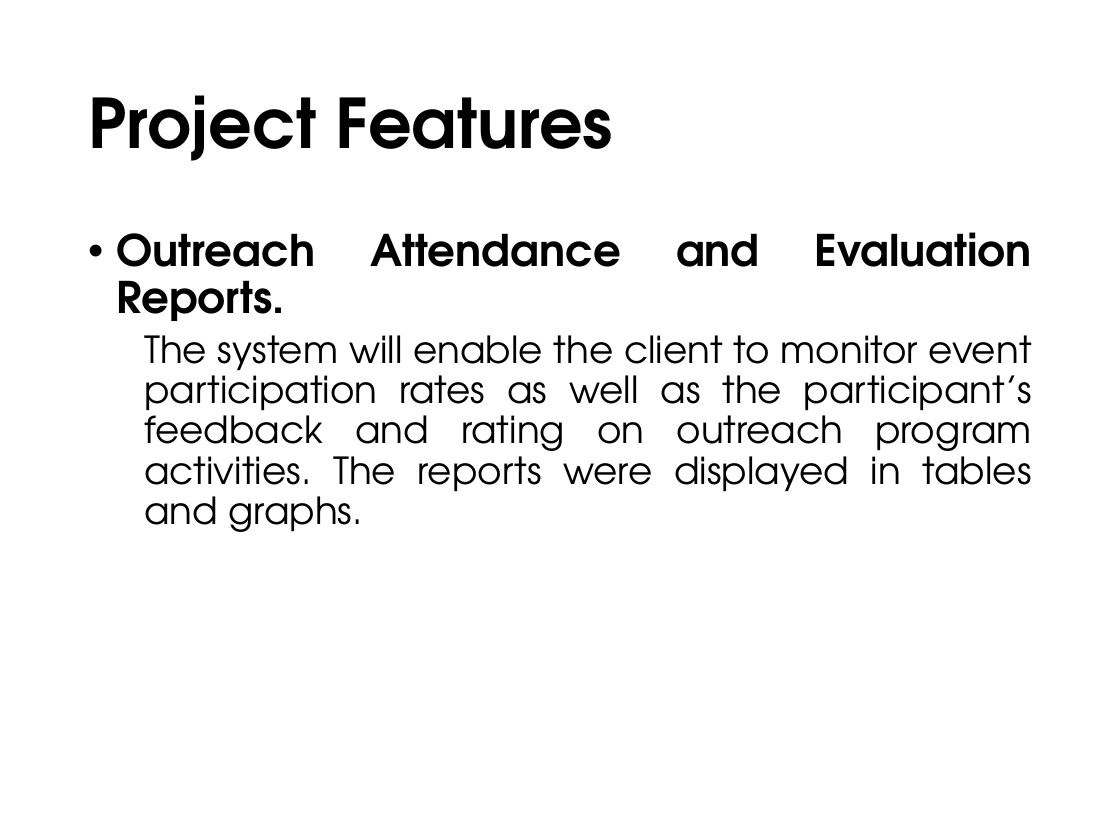
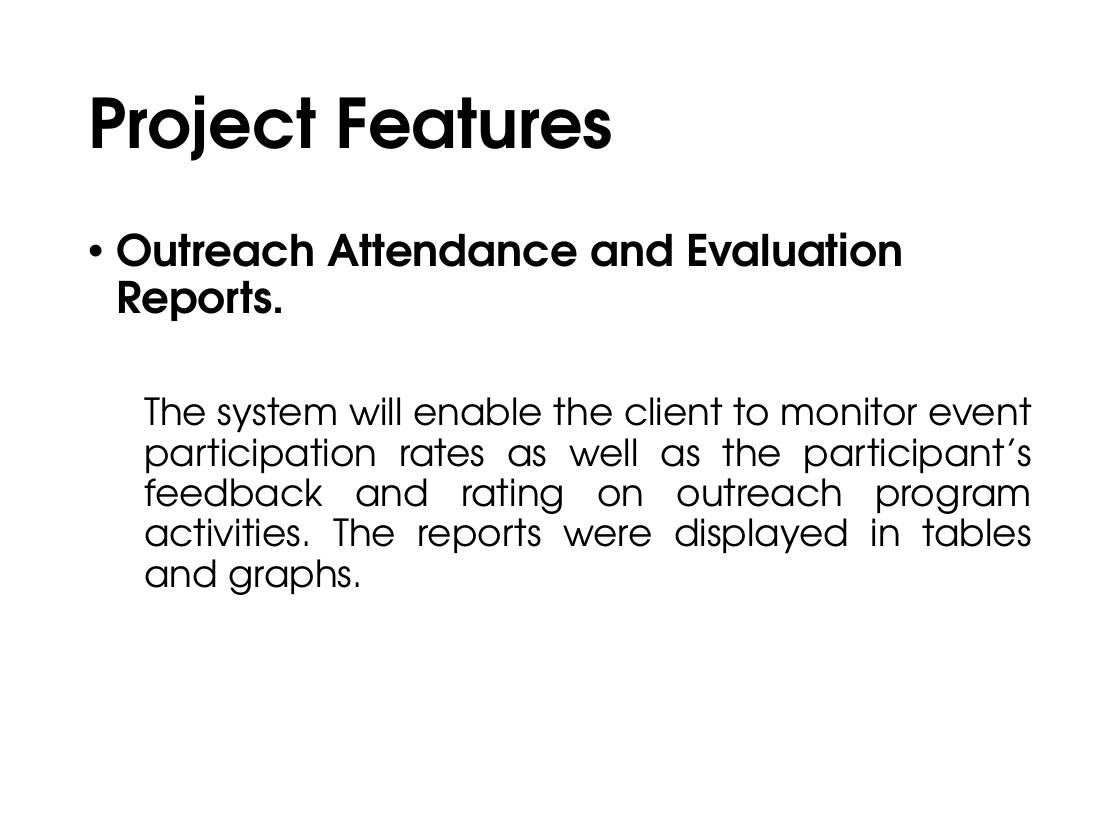
Before and after one commit to sergeangelo21/ReCOP-ComEx, a slide deck: slide 15 of Documentation/PowerPoint.pptx (slide 13 before the commit). Drawn at 1120x840 pixels with LibreOffice and Linux fonts; fonts in the diff are those of the drawing; background and template pictures are left out. Boxes give left, top, right and bottom in pixels: in the first picture for what was removed or moved away, otherwise in the second. Text is boxed around its words. In the diff, an @@ line names an element or a change of style, - is before the commit and + after.

```diff
--- a/Documentation/PowerPoint.pptx
+++ b/Documentation/PowerPoint.pptx
@@ text at (x1=116, y1=232, x2=903, y2=321): alignment justified to left @@
```
Also in this commit, not shown: 15 other slides changed, 5 slides added.
